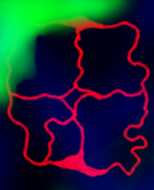
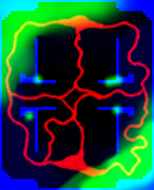
Layered file, before and after one edit (w=154, h=190). Changes by layer:
painted on "Elevation" over [0,0,154,190]
"Analogue": blend normal → addition, painted on it over [0,0,154,190]
